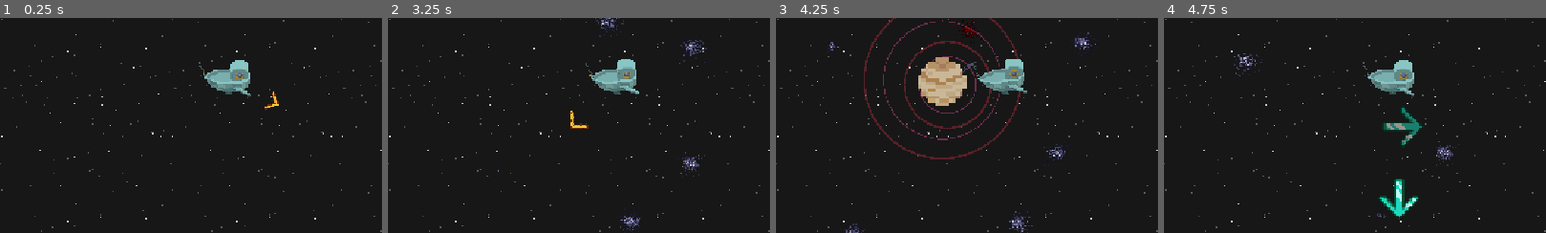
Above: before the commit, frames 1-4 (left to right).
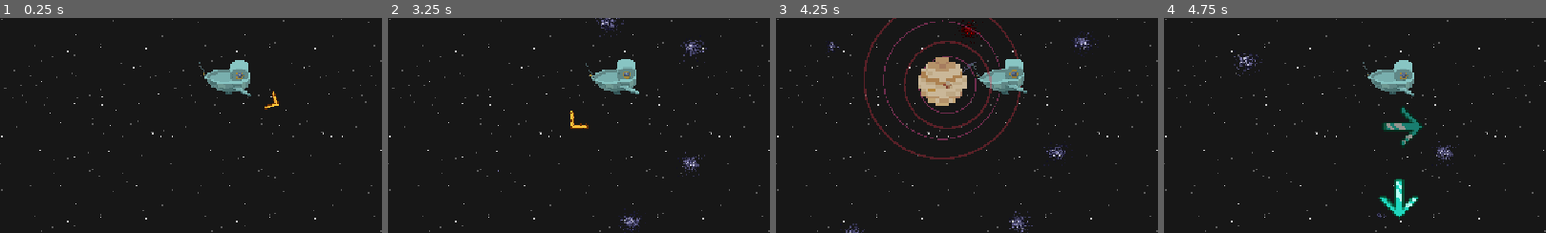
Above: after the commit, the same moments.

Repository: DudeNamedDarcy/CosmicJam2026
Game: Godot game, scene res://Scenes/game_scene.tscn
Same seed, same stepped clock (60 frames per second), same inputs: the game is played once before the commit and once after it. Sound files missing from this copy of the repository are replaced by a short silence.
Inputs (mouse positions are % of the whole screen's width and height, from its top left):
- Up to frame 1 (0.25 s): no input
- Up to frame 2 (3.25 s): move the mouse to (72, 45) at 0.52 s; press the mouse at (72, 45) at 0.53 s; hold Right (ComboRight) 0.53-1.25 s; release the mouse at (72, 45) at 1.25 s; drag from (30, 55) to (62, 39) at 1.27 s; move the mouse to (60, 28) at 2.02 s; hold Right (ComboRight) 2.03-2.75 s; tap E (interact) at 2.1 s; drag from (45, 70) to (23, 100) at 2.77 s
- Up to frame 3 (4.25 s): move the mouse to (80, 65) at 3.52 s; hold Left (ComboLeft) from 3.53 s (still down); tap G (dialogue_next) at 3.6 s
- Up to frame 4 (4.75 s): release Left (ComboLeft) at 4.25 s; drag from (20, 35) to (42, 50) at 4.27 s
The pictures show only the part of the screen within x 20-70%, y 36-86%; the shares and areas given below are measured in that part.

Frames 1-2 are identical in both runs. In frame 3, less than 0.1% of the frame differs, in the area x 43-57%, y 24-33%; in frame 4, nothing differs.

Commit message:
added z layering

Diff:
--- a/Scenes/Bobbers/Earth.tscn
+++ b/Scenes/Bobbers/Earth.tscn
@@ -13,6 +13,7 @@
 radius = 18.0
 
 [node name="Earth" type="CharacterBody2D" unique_id=2079869234 node_paths=PackedStringArray("bobberSprite", "orbitArea", "catchArea")]
+z_index = 9
 collision_layer = 8
 collision_mask = 2
 script = ExtResource("1_lxl5a")
--- a/Scenes/Bobbers/Jupiter.tscn
+++ b/Scenes/Bobbers/Jupiter.tscn
@@ -13,6 +13,7 @@
 radius = 33.0
 
 [node name="Jupiter" type="CharacterBody2D" unique_id=2079869234 node_paths=PackedStringArray("bobberSprite", "orbitArea", "catchArea")]
+z_index = 5
 collision_layer = 8
 collision_mask = 2
 script = ExtResource("1_c5h7x")
--- a/Scenes/Bobbers/Mars.tscn
+++ b/Scenes/Bobbers/Mars.tscn
@@ -13,6 +13,7 @@
 radius = 16.0
 
 [node name="Mars" type="CharacterBody2D" unique_id=2079869234 node_paths=PackedStringArray("bobberSprite", "orbitArea", "catchArea")]
+z_index = 11
 collision_layer = 8
 collision_mask = 2
 script = ExtResource("1_v8cwh")
--- a/Scenes/Bobbers/Mercury.tscn
+++ b/Scenes/Bobbers/Mercury.tscn
@@ -13,6 +13,7 @@
 radius = 13.0
 
 [node name="Mercury" type="CharacterBody2D" unique_id=2079869234 node_paths=PackedStringArray("bobberSprite", "orbitArea", "catchArea")]
+z_index = 12
 collision_layer = 8
 collision_mask = 2
 script = ExtResource("1_8rts1")
--- a/Scenes/Bobbers/Neptune.tscn
+++ b/Scenes/Bobbers/Neptune.tscn
@@ -13,6 +13,7 @@
 radius = 22.0
 
 [node name="Neptune" type="CharacterBody2D" unique_id=2079869234 node_paths=PackedStringArray("bobberSprite", "orbitArea", "catchArea")]
+z_index = 8
 collision_layer = 8
 collision_mask = 2
 script = ExtResource("1_lcy26")
--- a/Scenes/Bobbers/Pluto.tscn
+++ b/Scenes/Bobbers/Pluto.tscn
@@ -13,6 +13,7 @@
 radius = 6.0
 
 [node name="Pluto" type="CharacterBody2D" unique_id=2079869234 node_paths=PackedStringArray("bobberSprite", "orbitArea", "catchArea")]
+z_index = 13
 collision_layer = 8
 collision_mask = 2
 script = ExtResource("1_0hars")
--- a/Scenes/Bobbers/Saturn.tscn
+++ b/Scenes/Bobbers/Saturn.tscn
@@ -13,6 +13,7 @@
 radius = 33.0
 
 [node name="Saturn" type="CharacterBody2D" unique_id=2079869234 node_paths=PackedStringArray("bobberSprite", "orbitArea", "catchArea")]
+z_index = 6
 rotation = -0.36651915
 collision_layer = 8
 collision_mask = 2
--- a/Scenes/Bobbers/Uranus.tscn
+++ b/Scenes/Bobbers/Uranus.tscn
@@ -13,6 +13,7 @@
 radius = 27.0
 
 [node name="Uranus" type="CharacterBody2D" unique_id=2079869234 node_paths=PackedStringArray("bobberSprite", "orbitArea", "catchArea")]
+z_index = 7
 rotation = -1.5707964
 collision_layer = 8
 collision_mask = 2
--- a/Scenes/Bobbers/Venus.tscn
+++ b/Scenes/Bobbers/Venus.tscn
@@ -13,6 +13,7 @@
 radius = 18.0
 
 [node name="Venus" type="CharacterBody2D" unique_id=2079869234 node_paths=PackedStringArray("bobberSprite", "orbitArea", "catchArea")]
+z_index = 10
 collision_layer = 8
 collision_mask = 2
 script = ExtResource("1_swoy6")
--- a/Scenes/directional_arrow.tscn
+++ b/Scenes/directional_arrow.tscn
@@ -116,6 +116,7 @@
 }]
 
 [node name="DirectionalArrow" type="Control" unique_id=1292948288]
+z_index = 99
 custom_minimum_size = Vector2(64, 64)
 custom_maximum_size = Vector2(64, 64)
 layout_mode = 3
